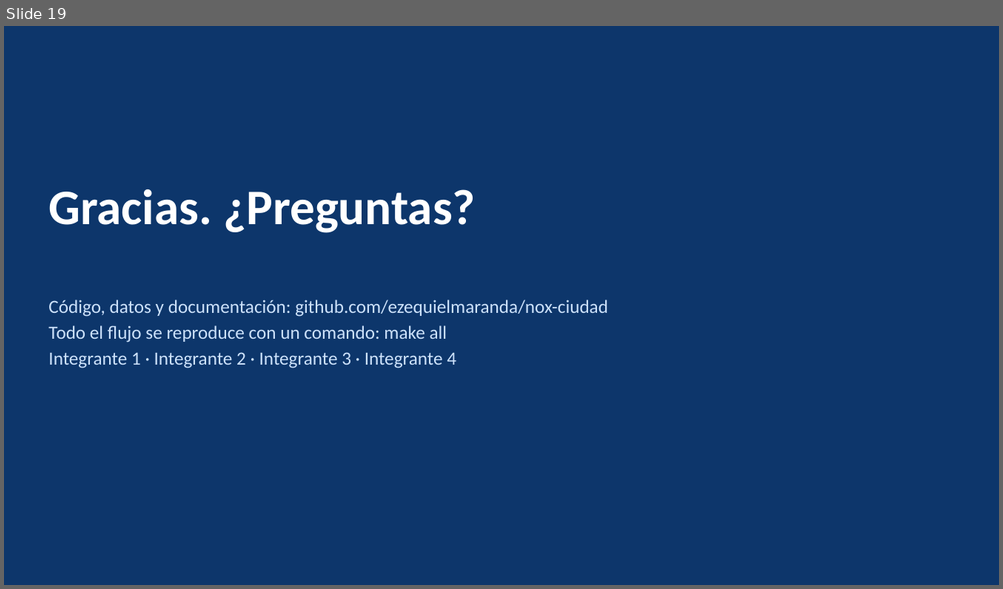
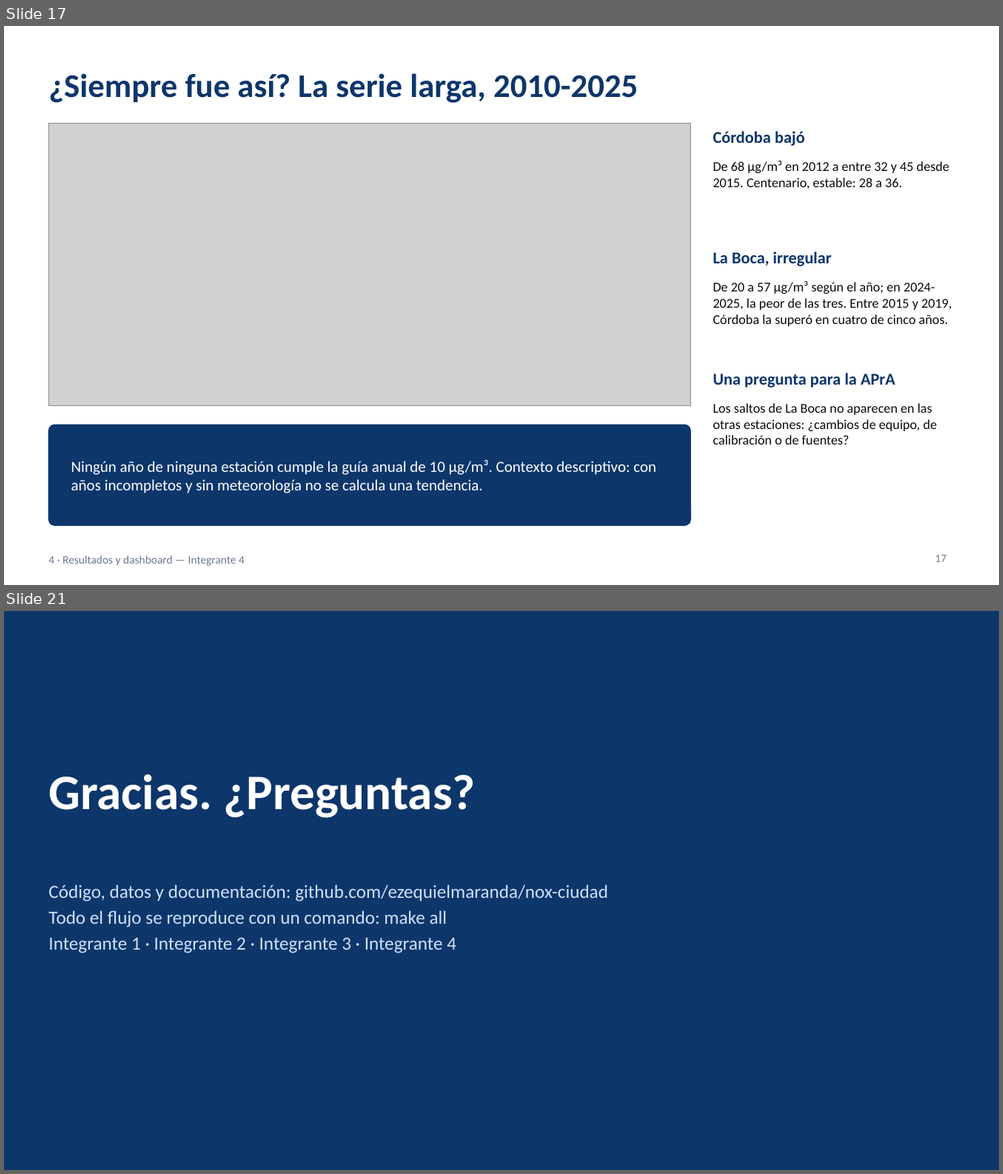
Before and after one commit to ezequielmaranda/nox-ciudad, a slide deck: presentacion/presentacion_tp_aire_oms.pptx. Shown one above the other, each under a label of ours: slide 19 before the commit, slides 17 and 21 after it; the slides between them are not shown. The pictures are 1003x589 and 1003x1174 pixels, drawn with LibreOffice and Linux fonts; fonts in the diff are those of the drawing; grey boxes stand for pictures. Boxes give left, top, right and bottom in pixels: in the first picture for what was removed or moved away, otherwise in the second. Text is boxed around its words. In the diff, an @@ line names an element or a change of style, - is before the commit and + after.

```diff
--- a/presentacion/presentacion_tp_aire_oms.pptx
+++ b/presentacion/presentacion_tp_aire_oms.pptx
@@ slide 17 added at [4, 26, 999, 585], background #FFFFFF @@
@@ title added at [48, 73, 637, 103], 32 pt, text #0D366B, bold @@
+¿Siempre fue así? La serie larga, 2010-2025
@@ picture added at [48, 123, 691, 406] @@
@@ text added at [713, 131, 805, 146], 16 pt, text #0D366B, bold @@
+Córdoba bajó
@@ text added at [713, 161, 949, 189], 13 pt, text #0B0B0B @@
+De 68 µg/m³ en 2012 a entre 32 y 45 desde 2015. Centenario, estable: 28 a 36.
@@ text added at [713, 252, 831, 266], 16 pt, text #0D366B, bold @@
+La Boca, irregular
@@ text added at [713, 281, 951, 326], 13 pt, text #0B0B0B @@
+De 20 a 57 µg/m³ según el año; en 2024-2025, la peor de las tres. Entre 2015 y 2019, Córdoba la superó en cuatro de cinco años.
@@ text added at [713, 373, 895, 388], 16 pt, text #0D366B, bold @@
+Una pregunta para la APrA
@@ rounded rectangle added at [48, 425, 691, 526], fill #0D366B, outline #0D366B 1 pt @@
@@ text added at [713, 403, 937, 445], 13 pt, text #0B0B0B @@
+Los saltos de La Boca no aparecen en las otras estaciones: ¿cambios de equipo, de calibración o de fuentes?
@@ text added at [71, 460, 656, 494], 15 pt, text #FFFFFF @@
+Ningún año de ninguna estación cumple la guía anual de 10 µg/m³. Contexto descriptivo: con años incompletos y sin meteorología no se calcula una tendencia.
@@ text added at [48, 556, 244, 566], 11 pt, text #6B7A90 @@
+4 · Resultados y dashboard — Integrante 4
@@ page number added at [935, 555, 947, 562], 11 pt, text #6B7A90 @@
+17
@@ what was slide 19 is now slide 21 @@
```
Also in this commit, not shown: 14 slides changed, 1 other slide added, 1 other file.
